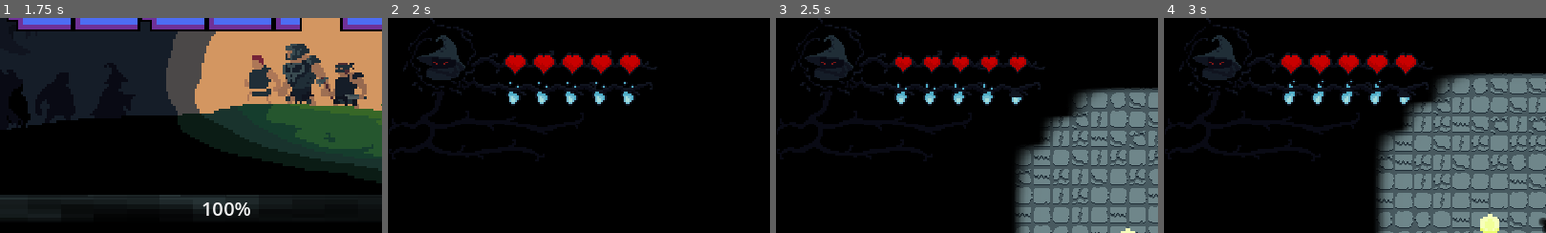
Above: before the commit, frames 1-4 (left to right).
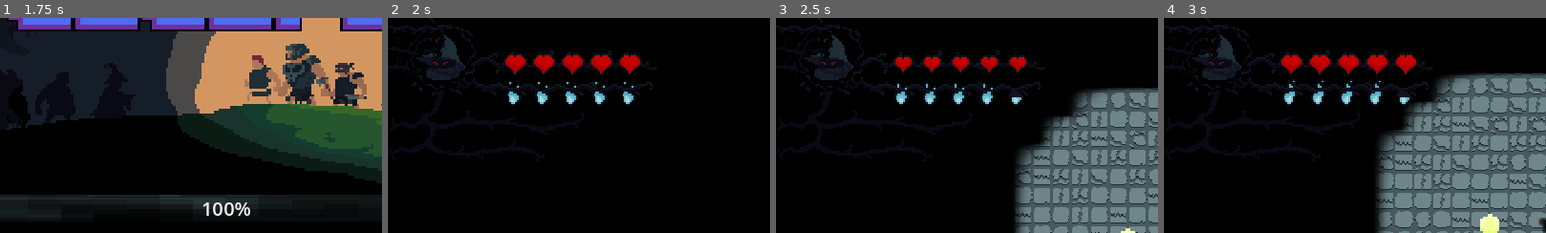
Above: after the commit, the same moments.

Repository: vyxul/Shadow-Eclipse
Game: Godot game, scene res://GameFiles/Scenes/Menu/StartScreen.tscn
The game is run twice, just before and just after one commit, with the same random seed, the same clock (stepped at 60 frames per second) and the same inputs.
Inputs (mouse positions are % of the whole screen's width and height, from its top left):
- Up to frame 1 (1.75 s): click (9, 93) at 0.5 s; click (9, 93) at 1.25 s
- Up to frame 2 (2 s): no input
- Up to frame 3 (2.5 s): move the mouse to (72, 45) at 2.02 s; hold D (right) from 2.03 s (still down); tap C (c) at 2.1 s; tap R (r) at 2.3 s
- Up to frame 4 (3 s): move the mouse to (30, 55) at 2.77 s; release D (right) at 2.78 s; hold S (down) from 2.78 s (still down); tap R (r) at 2.85 s
The pictures show only the part of the screen within x 0-50%, y 0-50%; the shares and areas given below are measured in that part.

Frame 1 is identical in both runs. In frame 2, 0.2% of the frame differs, in the area x 0-17%, y 3-25%; in frame 3, 0.2%; in frame 4, 0.2%.

Commit message:
adding minions ui

Diff:
--- a/GameFiles/Game Objects/Characters/Player/player.gd
+++ b/GameFiles/Game Objects/Characters/Player/player.gd
@@ -256,6 +256,7 @@
 		if followers[key] == npc:
 			followers[key] == null
 			follower_count -= 1
+			GameData.emit_follower_died(npc)
 
 	if follower_count == 0:
 		var flags_layer = get_tree().get_first_node_in_group("flags")
--- a/GameFiles/GameData/GameData.gd
+++ b/GameFiles/GameData/GameData.gd
@@ -4,6 +4,7 @@
 signal attack_target_command
 signal npc_died(npc: NonPlayerCharacter)
 signal npc_converted(npc: NonPlayerCharacter)
+signal follower_died(npc: NonPlayerCharacter)
 signal player_health_changed(player_current_health, player_max_health)
 signal player_mana_changed(player_current_mana, player_max_mana)
 signal player_died
@@ -53,6 +54,8 @@
 func emit_npc_converted(npc: NonPlayerCharacter):
 	npc_converted.emit(npc)
 
+func emit_follower_died(npc: NonPlayerCharacter):
+	follower_died.emit(npc)
 
 func add_target_under_mouse(target: NonPlayerCharacter):
 	if targets_under_mouse.has(target):
--- a/GameFiles/GameData/PersistantGameData.gd
+++ b/GameFiles/GameData/PersistantGameData.gd
@@ -3,10 +3,10 @@
 class_name Persiststant_Game_Data
 const inf : int = -1
 
-var ExtraMaxHealthCost =     [  0,   0,  10, 100, 100, 150, 200,  300,  400,  500,  500,   600,  750, 1000, 1500, inf]
-var ExtraMaxManaCost =       [  0,   0,  10,  50,  50, 100, 150,  200,  300,  400,  500,   600,  750, 1000, 1500, inf]
-var ExtraDamagePercentCost = [150, 250, 300, 450, 600, 800, 900, 1000, 1100, 1200, 1300,  1400, 1500, 1750, 2000, inf]
-var ExtraMaxMinionsCost =    [  0,   0,   0, 100, 200, 300, 400,  500,  600,  700,  800,   900, 1000, 1200, 1500, inf]
+var ExtraMaxHealthCost =     [  0,   0,  10, 100, 100, 150, 200,  300,  400,  500,  500,  600,  750, 1000, 1500, inf] #15
+var ExtraMaxManaCost =       [  0,   0,  10,  50,  50, 100, 150,  200,  300,  400,  500,  600,  750, 1000, 1500, inf] #15
+var ExtraDamagePercentCost = [150, 250, 300, 450, 600, 800, 900, 1000, 1100, 1200, 1300, 1400, 1500, 1750, 2000, inf] #15
+var ExtraMaxMinionsCost =    [  0,   0,   0, 100, 200, 300, 400,  500,  600,  700,  800,  900, 1000, 1200, 1500, inf] #15
 
 @export var Darkness = 0
 @export var MaxHealth  = 2
--- /dev/null
+++ b/GameFiles/Scenes/UI/player_minion.gd
@@ -0,0 +1,12 @@
+extends Control
+
+class_name PlayerMinion
+
+@onready var EmptyMinionSlotOverlay = $OccoupiedMinionSlot/EmptyMinionSlot
+
+
+func set_minion_slot_occupied():
+	EmptyMinionSlotOverlay.visible = false
+
+func set_minion_slot_empty():
+	EmptyMinionSlotOverlay.visible = true
--- /dev/null
+++ b/GameFiles/Scenes/UI/player_minion.tscn
@@ -0,0 +1,29 @@
+[gd_scene load_steps=3 format=3 uid="uid://bsbsctrp3drv3"]
+
+[ext_resource type="Script" path="res://GameFiles/Scenes/UI/player_minion.gd" id="1_28jb1"]
+[ext_resource type="Texture2D" uid="uid://uua45kiiiyr8" path="res://GameFiles/Assets/Art/Enemies/bandit/bandit_spritesheet.png" id="2_xn4qv"]
+
+[node name="PlayerMinion" type="Control"]
+custom_minimum_size = Vector2(16, 16)
+layout_mode = 3
+anchors_preset = 15
+anchor_right = 1.0
+anchor_bottom = 1.0
+offset_right = -624.0
+offset_bottom = -344.0
+grow_horizontal = 2
+grow_vertical = 2
+script = ExtResource("1_28jb1")
+
+[node name="OccoupiedMinionSlot" type="Sprite2D" parent="."]
+position = Vector2(8, 8)
+texture = ExtResource("2_xn4qv")
+region_enabled = true
+region_rect = Rect2(343, 28, 16, 20)
+
+[node name="EmptyMinionSlot" type="Sprite2D" parent="OccoupiedMinionSlot"]
+visible = false
+modulate = Color(0, 0, 0, 0.960784)
+texture = ExtResource("2_xn4qv")
+region_enabled = true
+region_rect = Rect2(343, 28, 16, 20)
--- /dev/null
+++ b/GameFiles/Scenes/UI/player_minion_bar.gd
@@ -0,0 +1,41 @@
+extends Control
+
+signal MinionConverted
+signal MinionDied
+
+@onready var MinionSlotsUpper = $MinionsUpper
+@onready var MinionSlotsLower = $MinionsLower
+
+const maxnumberofminions = 15
+const minions_inUpper_Slots = 9
+
+var current_number_minions: int = 0
+var current_max_minions
+
+@onready var Minions = [$PlayerMinion1, $PlayerMinion2, $PlayerMinion3, $PlayerMinion4, $PlayerMinion5, $PlayerMinion6, $PlayerMinion7, $PlayerMinion8, $PlayerMinion9, $PlayerMinion10, $PlayerMinion11, $PlayerMinion12, $PlayerMinion13, $PlayerMinion14, $PlayerMinion15]
+
+func _ready():
+
+	GameData.npc_converted.connect(OnMinionConvered)
+	GameData.follower_died.connect(OnMinionDied)
+
+	current_max_minions = GameData.GetPersistantGameData().MaxMinions
+	if current_max_minions > minions_inUpper_Slots:
+		MinionSlotsLower.visible = true
+
+	var id = 0
+	for Minion in Minions:
+		if id < current_max_minions:
+			Minion.set_minion_slot_empty()
+		else:
+			Minion.hide()
+
+
+func OnMinionConvered(npc: NonPlayerCharacter):
+	Minions[current_number_minions].set_minion_slot_occupied()
+	current_number_minions += 1
+
+
+func OnMinionDied(npc: NonPlayerCharacter):
+	current_number_minions -= 1
+	Minions[current_number_minions].set_minion_slot_empty()
--- /dev/null
+++ b/GameFiles/Scenes/UI/player_minion_bar.tscn
@@ -0,0 +1,159 @@
+[gd_scene load_steps=4 format=3 uid="uid://bmil3wvbtu1cx"]
+
+[ext_resource type="Script" path="res://GameFiles/Scenes/UI/player_minion_bar.gd" id="1_o8g3c"]
+[ext_resource type="Texture2D" uid="uid://dxnnvui8ejv3q" path="res://GameFiles/Assets/Art/UI/PlayerUI/GUI_2.png" id="2_be5ou"]
+[ext_resource type="PackedScene" uid="uid://bsbsctrp3drv3" path="res://GameFiles/Scenes/UI/player_minion.tscn" id="3_mupki"]
+
+[node name="PlayerHeartBar" type="Control"]
+layout_mode = 3
+anchors_preset = 0
+script = ExtResource("1_o8g3c")
+
+[node name="MinionsUpper" type="Sprite2D" parent="."]
+position = Vector2(0, -3.5)
+scale = Vector2(1, 0.9125)
+texture = ExtResource("2_be5ou")
+region_enabled = true
+region_rect = Rect2(0, 0, 128, 80)
+
+[node name="PlayerMinion1" parent="." instance=ExtResource("3_mupki")]
+top_level = true
+layout_mode = 1
+offset_left = -64.0
+offset_top = 12.0
+offset_right = -688.0
+offset_bottom = -332.0
+scale = Vector2(0.5, 0.5)
+
+[node name="PlayerMinion2" parent="." instance=ExtResource("3_mupki")]
+top_level = true
+layout_mode = 1
+offset_left = -68.0
+offset_top = 27.0
+offset_right = -692.0
+offset_bottom = -317.0
+scale = Vector2(0.5, 0.5)
+
+[node name="PlayerMinion3" parent="." instance=ExtResource("3_mupki")]
+top_level = true
+layout_mode = 1
+offset_left = -20.0
+offset_top = 12.0
+offset_right = -644.0
+offset_bottom = -332.0
+scale = Vector2(0.5, 0.5)
+
+[node name="PlayerMinion4" parent="." instance=ExtResource("3_mupki")]
+top_level = true
+layout_mode = 1
+offset_left = -6.0
+offset_top = 26.0
+offset_right = -630.0
+offset_bottom = -318.0
+scale = Vector2(0.5, 0.5)
+
+[node name="PlayerMinion5" parent="." instance=ExtResource("3_mupki")]
+top_level = true
+layout_mode = 1
+offset_left = 7.0
+offset_top = 14.0
+offset_right = -617.0
+offset_bottom = -330.0
+scale = Vector2(0.5, 0.5)
+
+[node name="PlayerMinion6" parent="." instance=ExtResource("3_mupki")]
+top_level = true
+layout_mode = 1
+offset_left = 23.0
+offset_top = 25.0
+offset_right = -601.0
+offset_bottom = -319.0
+scale = Vector2(0.5, 0.5)
+
+[node name="PlayerMinion7" parent="." instance=ExtResource("3_mupki")]
+top_level = true
+layout_mode = 1
+offset_left = 38.0
+offset_top = 26.0
+offset_right = -586.0
+offset_bottom = -318.0
+scale = Vector2(0.5, 0.5)
+
+[node name="PlayerMinion8" parent="." instance=ExtResource("3_mupki")]
+top_level = true
+layout_mode = 1
+offset_left = 41.0
+offset_top = 13.0
+offset_right = -583.0
+offset_bottom = -331.0
+scale = Vector2(0.5, 0.5)
+
+[node name="MinionsLower" type="Sprite2D" parent="."]
+position = Vector2(-19, 41.5)
+scale = Vector2(1, 1.02941)
+texture = ExtResource("2_be5ou")
+region_enabled = true
+region_rect = Rect2(0, 79, 90, 17)
+
+[node name="PlayerMinion9" parent="." instance=ExtResource("3_mupki")]
+top_level = true
+layout_mode = 1
+offset_left = -66.0
+offset_top = 40.0
+offset_right = -690.0
+offset_bottom = -304.0
+scale = Vector2(0.5, 0.5)
+
+[node name="PlayerMinion10" parent="." instance=ExtResource("3_mupki")]
+top_level = true
+layout_mode = 1
+offset_left = -43.0
+offset_top = 31.0
+offset_right = -667.0
+offset_bottom = -313.0
+scale = Vector2(0.5, 0.5)
+
+[node name="PlayerMinion11" parent="." instance=ExtResource("3_mupki")]
+top_level = true
+layout_mode = 1
+offset_left = -25.0
+offset_top = 31.0
+offset_right = -649.0
+offset_bottom = -313.0
+scale = Vector2(0.5, 0.5)
+
+[node name="PlayerMinion12" parent="." instance=ExtResource("3_mupki")]
+top_level = true
+layout_mode = 1
+offset_left = -12.0
+offset_top = 43.0
+offset_right = -636.0
+offset_bottom = -301.0
+scale = Vector2(0.5, 0.5)
+
+[node name="PlayerMinion13" parent="." instance=ExtResource("3_mupki")]
+top_level = true
+layout_mode = 1
+offset_left = 7.0
+offset_top = 31.0
+offset_right = -617.0
+offset_bottom = -313.0
+scale = Vector2(0.5, 0.5)
+
+[node name="PlayerMinion14" parent="." instance=ExtResource("3_mupki")]
+top_level = true
+layout_mode = 1
+offset_left = 15.0
+offset_top = 43.0
+offset_right = -609.0
+offset_bottom = -301.0
+scale = Vector2(0.5, 0.5)
+
+[node name="PlayerMinion15" parent="." instance=ExtResource("3_mupki")]
+top_level = true
+layout_mode = 1
+offset_left = 25.0
+offset_top = 38.0
+offset_right = -599.0
+offset_bottom = -306.0
+scale = Vector2(0.5, 0.5)
--- a/GameFiles/Scenes/UI/player_resource_bars.tscn
+++ b/GameFiles/Scenes/UI/player_resource_bars.tscn
@@ -1,8 +1,9 @@
-[gd_scene load_steps=4 format=3 uid="uid://dsvwi6p7idd3a"]
+[gd_scene load_steps=5 format=3 uid="uid://dsvwi6p7idd3a"]
 
 [ext_resource type="PackedScene" uid="uid://bqmo75r4upda4" path="res://GameFiles/Scenes/UI/player_icon.tscn" id="2_jlqfy"]
 [ext_resource type="PackedScene" uid="uid://jl4mai311xvn" path="res://GameFiles/Scenes/UI/player_heart_bar.tscn" id="2_rrjye"]
 [ext_resource type="PackedScene" uid="uid://bu76qas7bp4jx" path="res://GameFiles/Scenes/UI/player_mana_bar.tscn" id="3_sa83v"]
+[ext_resource type="PackedScene" uid="uid://bmil3wvbtu1cx" path="res://GameFiles/Scenes/UI/player_minion_bar.tscn" id="4_wdra5"]
 
 [node name="PlayerResourceBars" type="CanvasLayer"]
 
@@ -30,6 +31,8 @@
 scale = Vector2(1.5, 1.5)
 mouse_filter = 2
 
+[node name="PlayerMinionsBar" parent="." instance=ExtResource("4_wdra5")]
+
 [node name="hp_Label" type="Label" parent="."]
 visible = false
 offset_left = 76.0
Binary file changed: GameFiles/Assets/Art/UI/Shop/shop_screen.png
